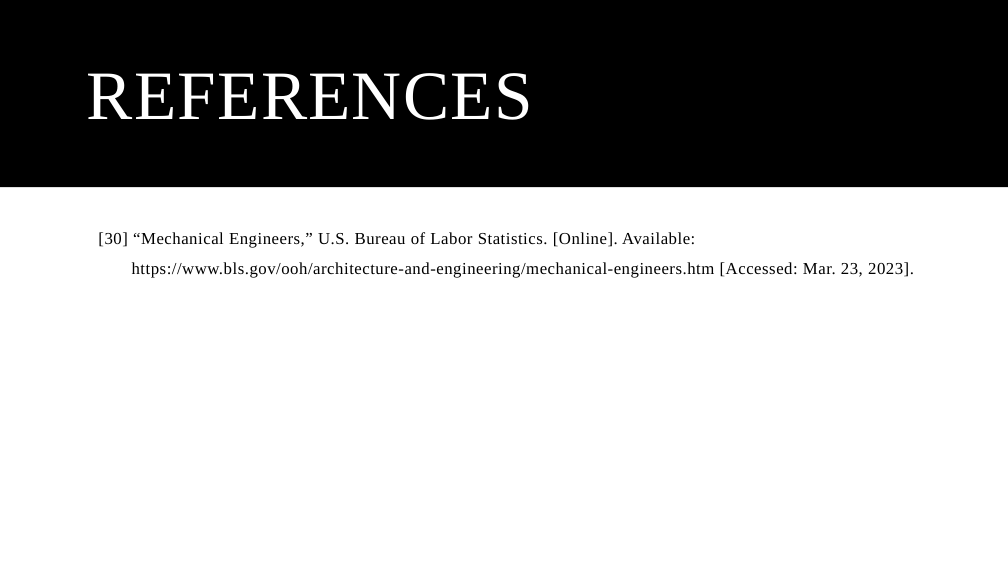
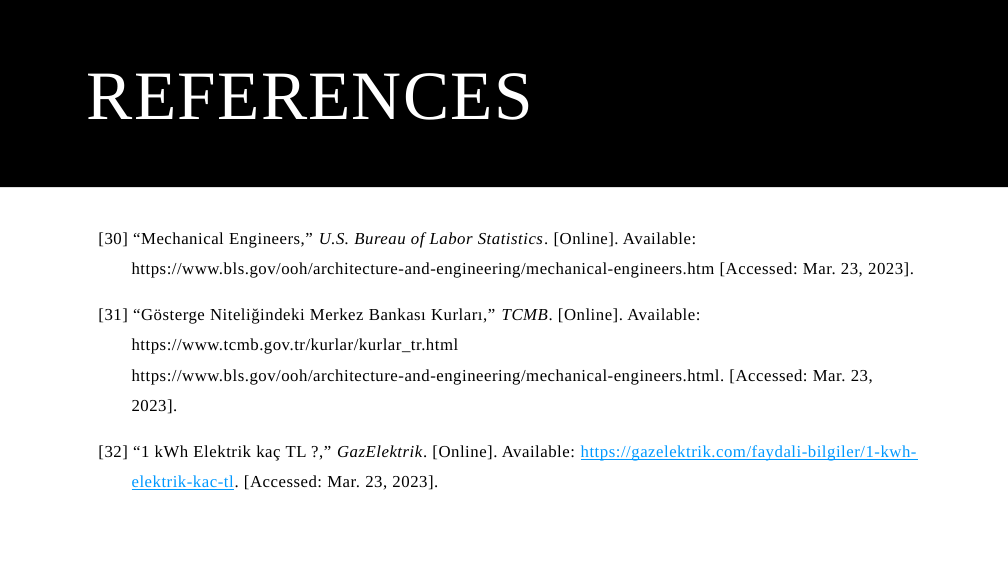
Before and after one commit to vortexInVoid/CACHE, a slide deck: slide 53 of Murat Ertan 401 003 P2 Spring 2022 2023.pptx. Drawn at 1008x567 pixels with LibreOffice and Linux fonts; fonts in the diff are those of the drawing. Boxes give left, top, right and bottom in pixels: in the first picture for what was removed or moved away, otherwise in the second. Text is boxed around its words. In the diff, an @@ line names an element or a change of style, - is before the commit and + after.

Commit message:
tcmb and electricity added

```diff
--- a/Murat Ertan 401 003 P2 Spring 2022 2023.pptx
+++ b/Murat Ertan 401 003 P2 Spring 2022 2023.pptx
@@ text at [98,232,914,278]: italic on in "U.S. Bureau of Labor Statistics." @@
@@ text at [98,308,917,490]: paragraphs added @@
+[31] “Gösterge Niteliğindeki Merkez Bankası Kurları,” TCMB. [Online]. Available: https://www.tcmb.gov.tr/kurlar/kurlar_tr.html https://www.bls.gov/ooh/architecture-and-engineering/mechanical-engineers.html. [Accessed: Mar. 23, 2023].
+[32] “1 kWh Elektrik kaç TL ?,” GazElektrik. [Online]. Available: https://gazelektrik.com/faydali-bilgiler/1-kwh-elektrik-kac-tl. [Accessed: Mar. 23, 2023].
```
Also in this commit, not shown: 1 other slide changed.
